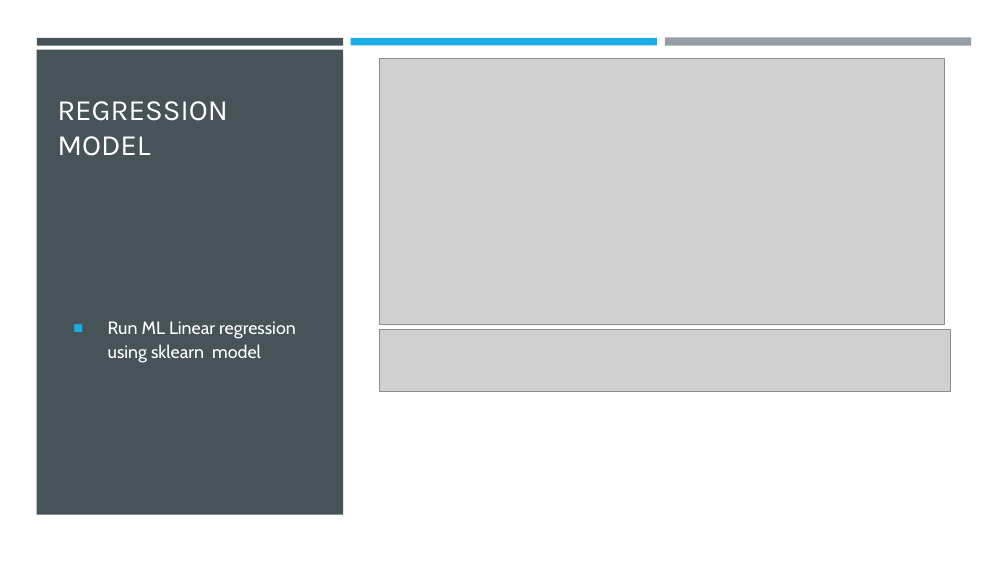
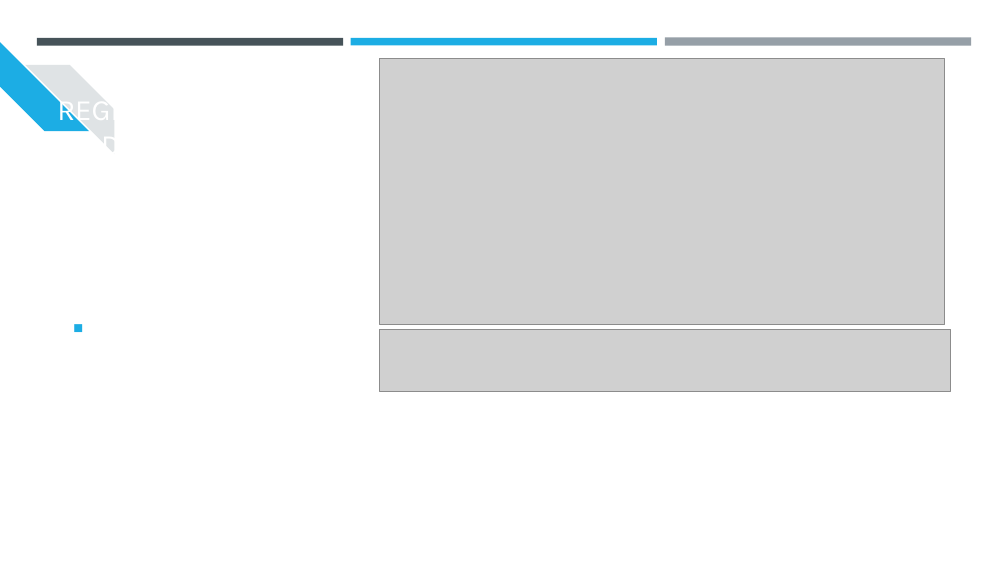
Before and after one commit to srthirum1/Final_Group_Project, a slide deck: slide 16 of Final_Project/CA Housing Prices Analysis.pptx (slide 9 before the commit). Drawn at 1008x567 pixels with LibreOffice and Linux fonts; fonts in the diff are those of the drawing; grey boxes stand for pictures. Boxes give left, top, right and bottom in pixels: in the first picture for what was removed or moved away, otherwise in the second. Text is boxed around its words. In the diff, an @@ line names an element or a change of style, - is before the commit and + after.

```diff
--- a/Final_Project/CA Housing Prices Analysis.pptx
+++ b/Final_Project/CA Housing Prices Analysis.pptx
@@ background #000000 to #FFFFFF @@
@@ rectangle removed at (0, 0, 1008, 567) @@
@@ rectangle removed at (36, 50, 343, 515) @@
@@ diag stripe added at (25, 65, 114, 154), fill #DFE3E5 @@
@@ text removed at (108, 321, 296, 363) @@
-■ Run ML Linear regression using sklearn model
```
Also in this commit, not shown: 7 other slides changed, 2 slides added, 1 slide removed, 1 other file.
